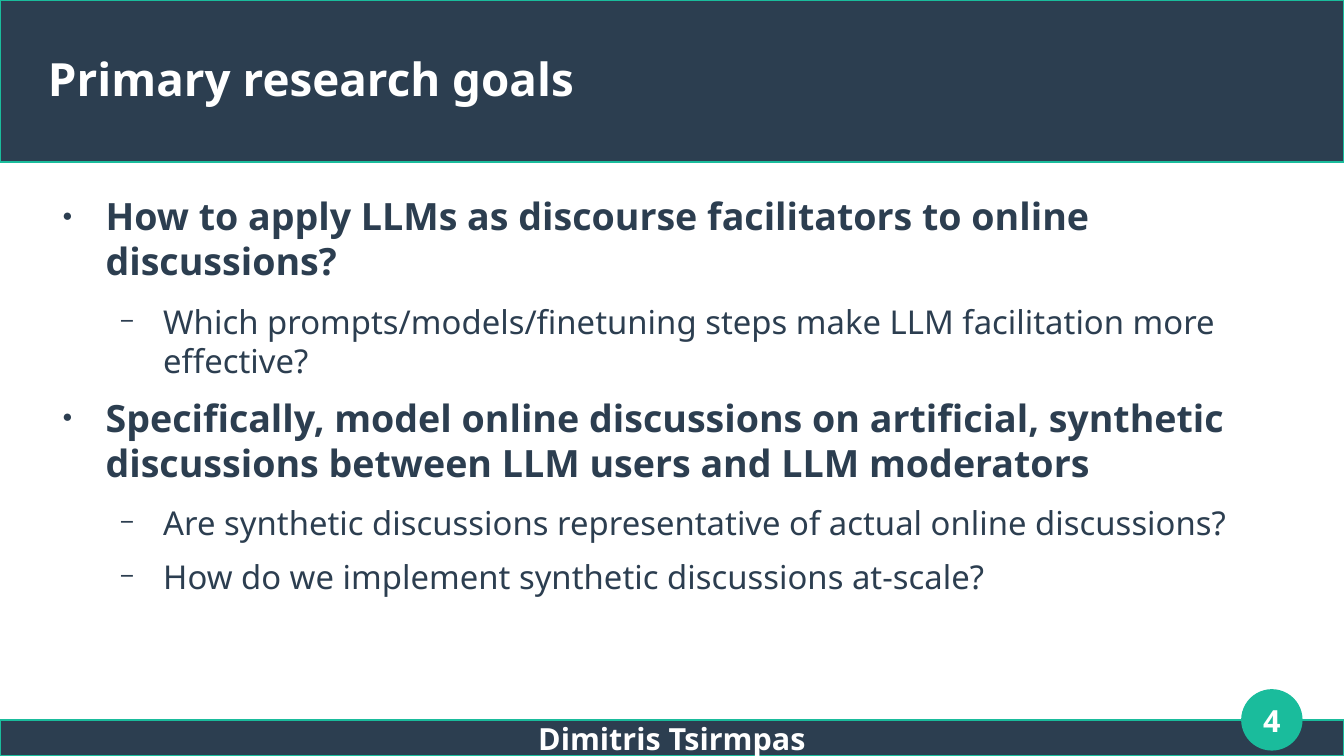
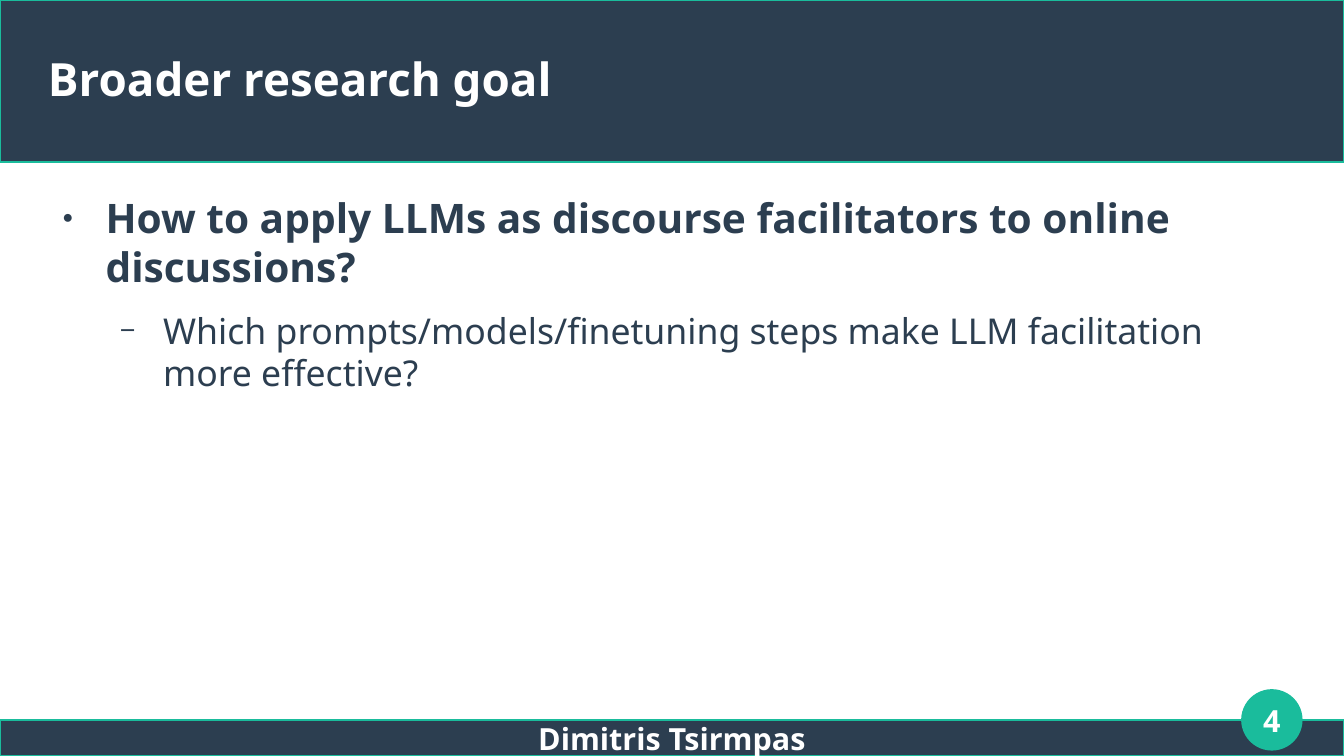
Before and after one commit to dimits-ts/llm_moderation_research, a slide deck: slide 4 of presentations/thesis.odp. Drawn at 1344x756 pixels with LibreOffice and Linux fonts; fonts in the diff are those of the drawing. Boxes give left, top, right and bottom in pixels: in the first picture for what was removed or moved away, otherwise in the second. Text is boxed around its words. In the diff, an @@ line names an element or a change of style, - is before the commit and + after.

```diff
--- a/presentations/thesis.odp
+++ b/presentations/thesis.odp
@@ title at [48, 61, 552, 107]: text changed @@
-Primary research goals
+Broader research goal
@@ text "How to apply LLMs as ..." at [106, 202, 1203, 387]: size 22.2 to 24 pt in "How to apply LLMs as discourse facilitators ..."; size 19.4 to 21 pt in "Which prompts/models/finetuning steps make LLM facilitation  ..." @@
@@ text at [106, 403, 1226, 597]: paragraphs removed @@
-● Specifically, model online discussions on artificial, synthetic discussions between LLM users and LLM moderators
-  − Are synthetic discussions representative of actual online discussions?
-  − How do we implement synthetic discussions at-scale?
```
Also in this commit, not shown: 14 other slides changed, 6 slides added, 1 slide removed.
